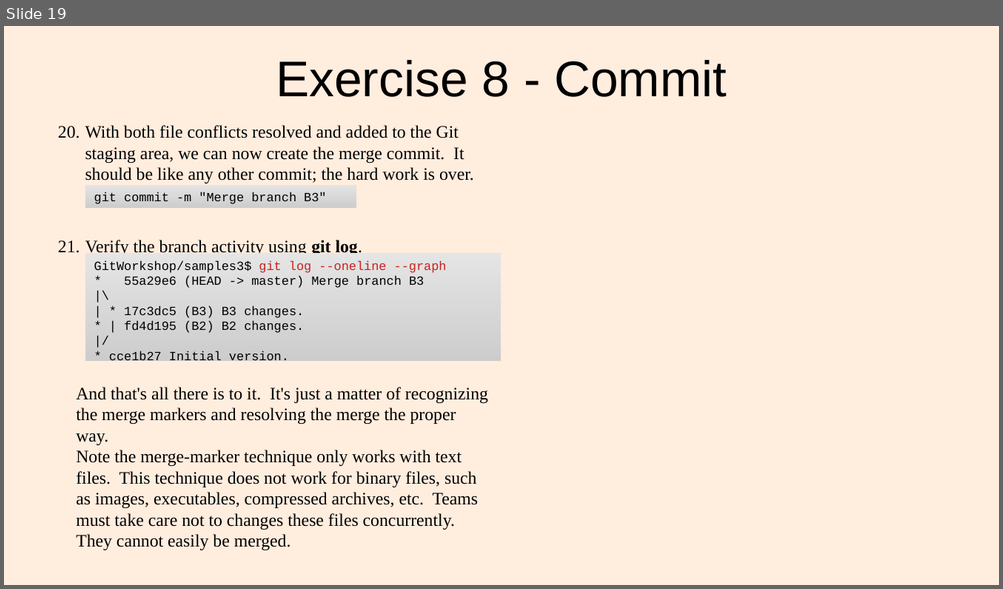
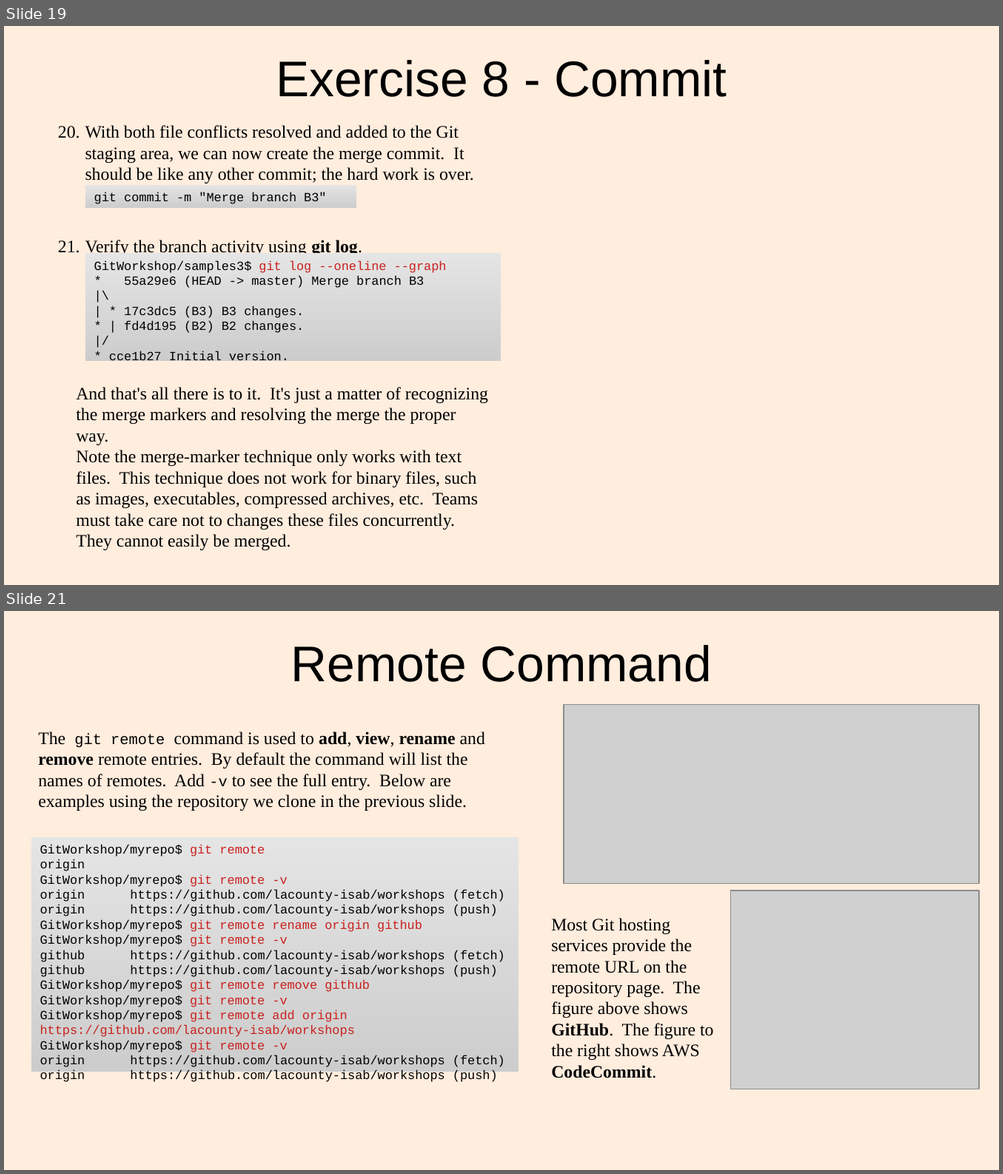
Before and after one commit to lacounty-isab/workshops, a slide deck: git/GitWorkshop2.odp. Shown one above the other, each under a label of ours: slide 19 before the commit, slides 19 and 21 after it; the slides between them are not shown. The pictures are 1003x589 and 1003x1174 pixels, drawn with LibreOffice and Linux fonts; fonts in the diff are those of the drawing; grey boxes stand for pictures. Boxes give left, top, right and bottom in pixels: in the first picture for what was removed or moved away, otherwise in the second. Text is boxed around its words. In the diff, an @@ line names an element or a change of style, - is before the commit and + after.

```diff
--- a/git/GitWorkshop2.odp
+++ b/git/GitWorkshop2.odp
@@ slide 21 added at (x1=4, y1=611, x2=999, y2=1170), background #FFEDDE @@
@@ title added at (x1=291, y1=645, x2=711, y2=682), 40 pt, text #000000 @@
+Remote Command
@@ picture added at (x1=563, y1=705, x2=979, y2=885) @@
@@ text added at (x1=38, y1=732, x2=485, y2=811), 14 pt, text #000000 @@
+The git remote command is used to add, view, rename and remove remote entries. By default the command will list the names of remotes. Add -v to see the full entry. Below are examples using the repository we clone in the previous slide.
@@ rectangle added at (x1=31, y1=837, x2=518, y2=1073), fill gradient #E5E5E5 to #E4E4E4 to #E3E3E3, 10 pt, text #000000 @@
+GitWorkshop/myrepo$ git remote
+origin
+GitWorkshop/myrepo$ git remote -v
+origin https://github.com/lacounty-isab/workshops (fetch)
+origin https://github.com/lacounty-isab/workshops (push)
+GitWorkshop/myrepo$ git remote rename origin github
+GitWorkshop/myrepo$ git remote -v
+github https://github.com/lacounty-isab/workshops (fetch)
+github https://github.com/lacounty-isab/workshops (push)
+GitWorkshop/myrepo$ git remote remove github
+GitWorkshop/myrepo$ git remote -v
+GitWorkshop/myrepo$ git remote add origin https://github.com/lacounty-isab/workshops
+GitWorkshop/myrepo$ git remote -v
+origin https://github.com/lacounty-isab/workshops (fetch)
+origin https://github.com/lacounty-isab/workshops (push)
@@ picture added at (x1=731, y1=891, x2=979, y2=1089) @@
@@ text added at (x1=551, y1=918, x2=713, y2=1079), 14 pt, text #000000 @@
+Most Git hosting services provide the remote URL on the repository page. The figure above shows GitHub. The figure to the right shows AWS CodeCommit.
```
Also in this commit, not shown: 2 slides changed, 9 other slides added, 8 other files.
